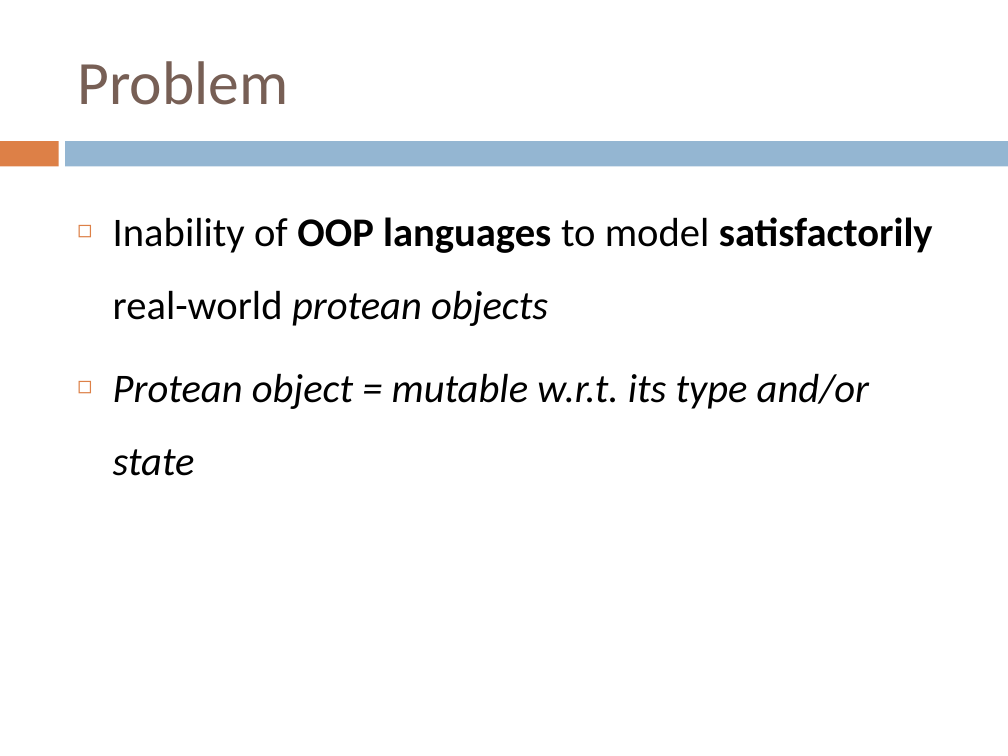
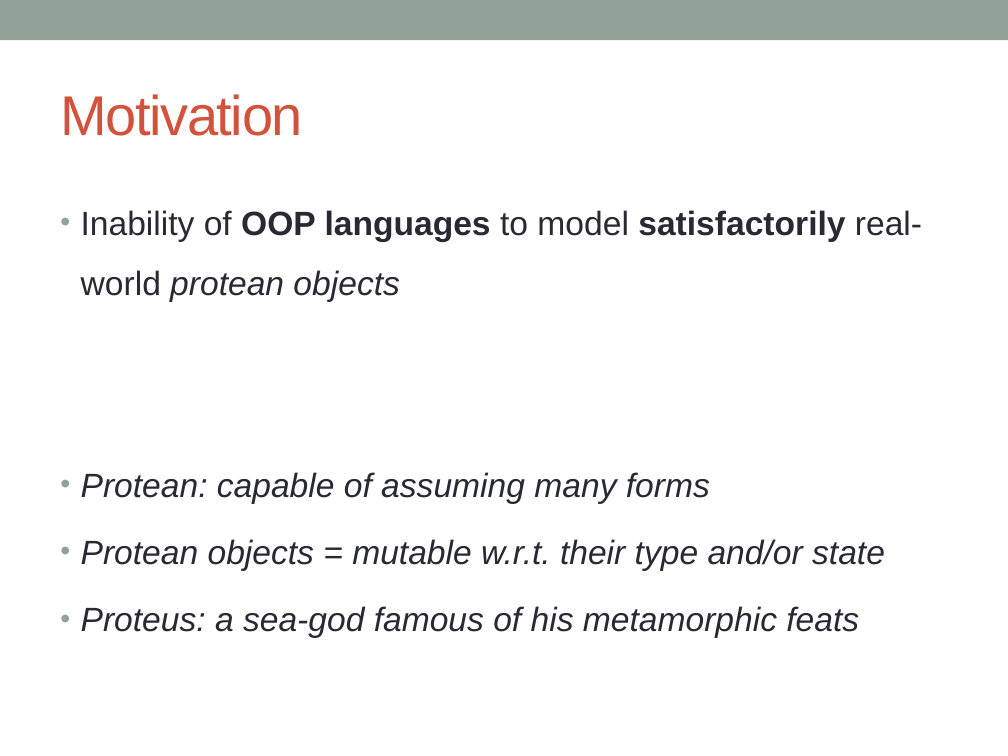
Before and after one commit to zslajchrt/morpheus, a slide deck: slide 2 of src/main/doc/thesis/mala/MalaObhajoba.pptx. Drawn at 1008x756 pixels with LibreOffice and Linux fonts; fonts in the diff are those of the drawing. Boxes give left, top, right and bottom in pixels: in the first picture for what was removed or moved away, otherwise in the second. Text is boxed around its words. In the diff, an @@ line names an element or a change of style, - is before the commit and + after.

```diff
--- a/src/main/doc/thesis/mala/MalaObhajoba.pptx
+++ b/src/main/doc/thesis/mala/MalaObhajoba.pptx
@@ rectangle added at box(0, 0, 1008, 40), fill #93A299 @@
@@ title at box(60, 94, 302, 136): text changed; size 44 to 40 pt; font Calibri to Arial; text colour #775F55 to #D2533C @@
-Problem
+Motivation
@@ rectangle removed at box(0, 141, 58, 166) @@
@@ rectangle removed at box(66, 141, 1008, 166) @@
@@ text "Inability of OOP languages to ...": place and size @@
-text "Inability of OOP languages to ..." at box(113, 217, 933, 476)
+text "Inability of OOP languages to ..." at box(81, 210, 922, 638)
@@ text at box(81, 210, 922, 302): size 29 to 24 pt, font Calibri to Arial, text colour #000000 to #292934 in "Inability of OOP languages to model satisfactorily ..."; bullet ◻ to •; less space between paragraphs; bullet colour #DD8047 to #93A299 @@
@@ text at box(81, 472, 885, 638): text changed; size 29 to 24 pt; font Calibri to Arial; text colour #000000 to #292934 @@
-◻ Protean object = mutable w.r.t. its type and/or state
+• Protean: capable of assuming many forms
+• Protean objects = mutable w.r.t. their type and/or state
+• Proteus: a sea-god famous of his metamorphic feats
```
Also in this commit, not shown: 14 other slides changed, 4 slides added, 3 slides removed.
